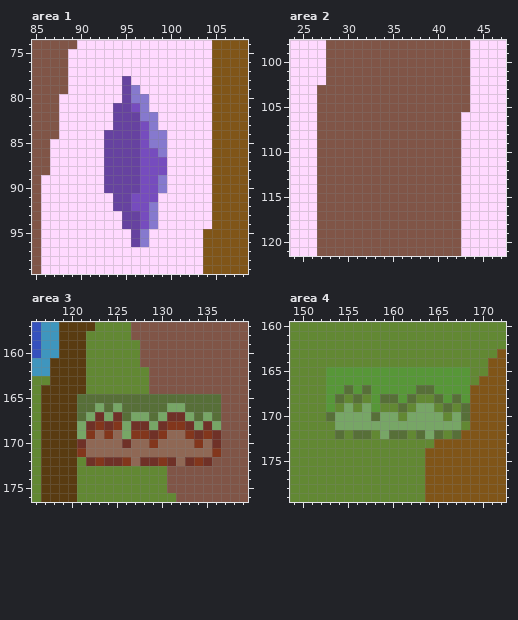
Pixel-art file: Assets/3 Artwork/0 Scratchpads/Cartoon Blocky Scratchpad.aseprite. That is the earlier state.
320x180 pixels, 1 frame. Shown: area 1: x 85..108, y 74..99; area 2: x 24..47, y 98..121; area 3: x 116..139, y 157..176; area 4: x 149..172, y 160..179. The commit also changed other parts of the picture, which this record leaves out.
New version:
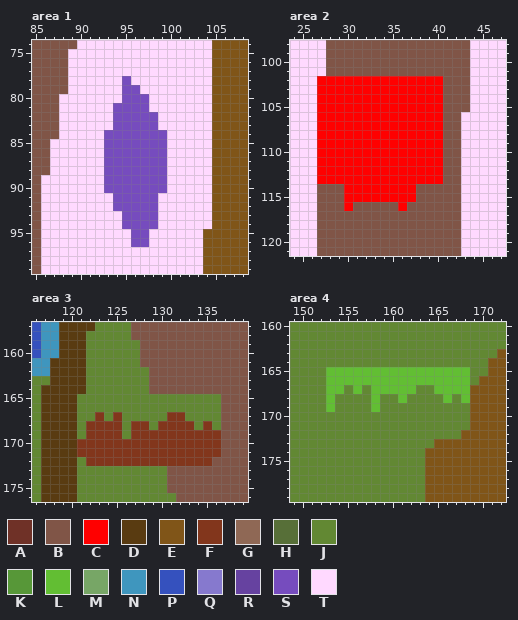
Palette (. is transparent): A #6f3127  B #805547  C #ff0000  D #593b11  E #805518  F #82361c  G #8f6855  H #576f38  J #628833  K #579738  L #62be33  M #77a666  N #3f96be  P #3551be  Q #8679ce  R #6642a0  S #764cbe  T #ffd9ff
Changes in this commit:
layer "Objects/Shading" now hidden
Area 1:
Colour Q becomes colour S in row 79 at x 96; in row 80 at x 96 to 97; in row 81 at x 97; in row 82 at x 97 to 98; in row 83 at x 98; in rows 84 to 85 at x 98 to 99.
Colour Q becomes colour S in row 86 at x 99; in rows 89 to 90 at x 99; in rows 92 to 94 at x 98; in rows 95 to 96 at x 97.
Colour R becomes colour S in rows 78 to 80 at x 95; in row 81 at x 94 to 95; in rows 82 to 83 at x 94 to 96; in rows 84 to 90 at x 93 to 96; in rows 91 to 92 at x 94 to 95; in rows 93 to 94 at x 95 to 96.
Colour R becomes colour S in rows 95 to 96 at x 96.
Area 2, layer "Objects/Shape":
Colour B becomes colour C in row 102 at x 28 to 40; in rows 103 to 113 at x 27 to 40; in rows 114 to 115 at x 30 to 37; in row 116 at x 30 and 36.
Colour T becomes colour C in row 102 at x 27.
Area 3:
Colour A becomes colour F in row 167 at x 123, 125 and 131 to 132; in row 168 at x 122, 124, 127 to 128, 130, 133 and 135; in row 169 at x 129, 134 and 136; in row 170 at x 121, 126 and 136; in row 172 at x 122, 124 to 125, 128 to 129, 131, 133 and 135.
Colour G becomes colour F in row 169 at x 123, 125 and 131 to 132; in row 170 at x 122 to 125, 127 to 128, 130 to 133 and 135; in row 171 at x 122 to 135; in row 172 at x 127 and 132.
Colour H becomes colour J in row 165 at x 121 to 136; in row 166 at x 121 to 122, 124, 126 to 130 and 133 to 136; in row 167 at x 121, 126, 129, 134 and 136.
Colour M becomes colour J in row 166 at x 123, 125 and 131 to 132; in row 167 at x 122, 124, 127 to 128, 130, 133 and 135; in row 168 at x 121, 126, 129, 134 and 136; in row 169 at x 121 and 126.
Area 4:
Colour H becomes colour J in row 167 at x 155, 157 and 163 to 164; in row 168 at x 154, 156, 159 to 160, 162, 165 and 167; in row 169 at x 161, 166 and 168; in row 170 at x 153, 158 and 168; in row 172 at x 154, 156 to 157, 160 to 161, 163, 165 and 167.
Colour M becomes colour J in row 169 at x 155, 157 and 163 to 164; in row 170 at x 154 to 157, 159 to 160, 162 to 165 and 167; in row 171 at x 154 to 167; in row 172 at x 159 and 164.
Colour K becomes colour L in rows 165 to 166 at x 153 to 168; in row 167 at x 153 to 154, 156, 158 to 162 and 165 to 168; in row 168 at x 153, 158, 161, 166 and 168; in row 169 at x 153 and 158.
Pixel boxes of the changes (left, top, right, bottom) in both pictures:
changed: (104, 76, 167, 247)
changed: (317, 76, 443, 211)
changed: (77, 394, 221, 466)
changed: (326, 367, 470, 439)
